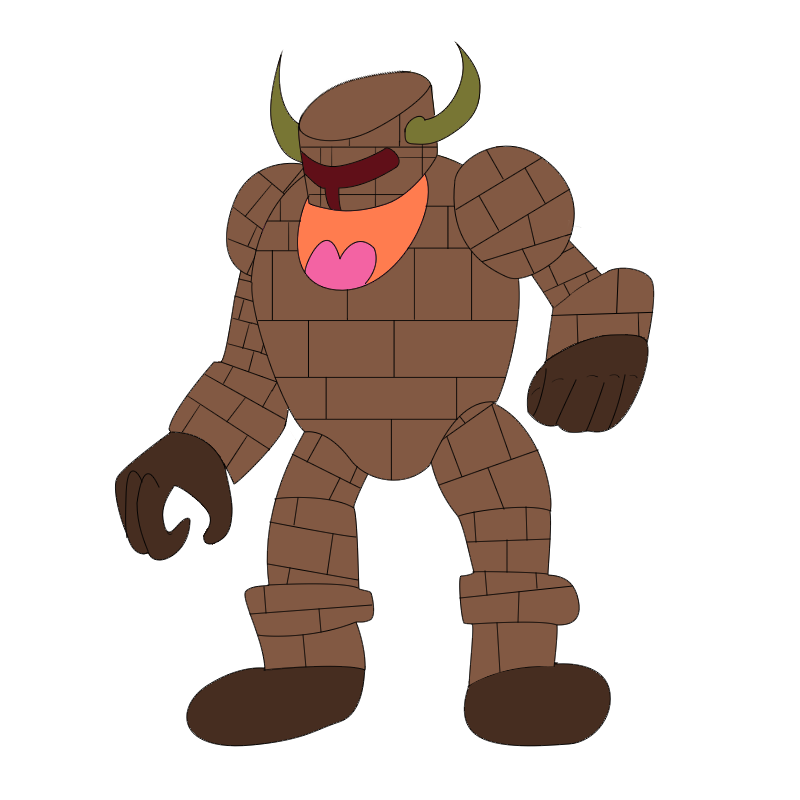
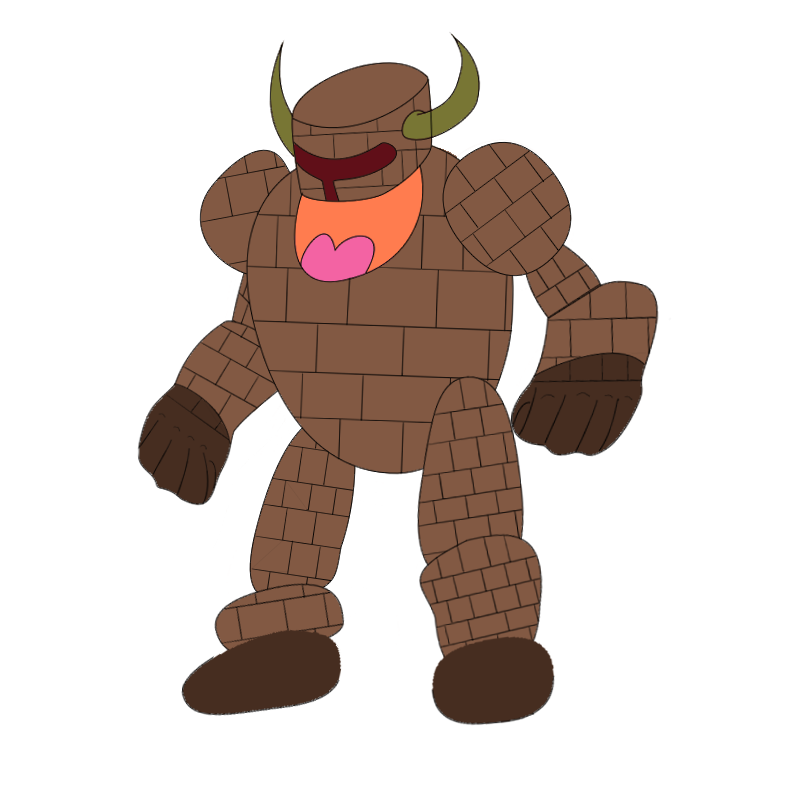
The second 800×800 image is a revision of the first. Changes to its layers:
added layer "6" above "5" over [137, 31, 671, 726]
removed layer "6 のコピー" over [114, 40, 655, 747]
